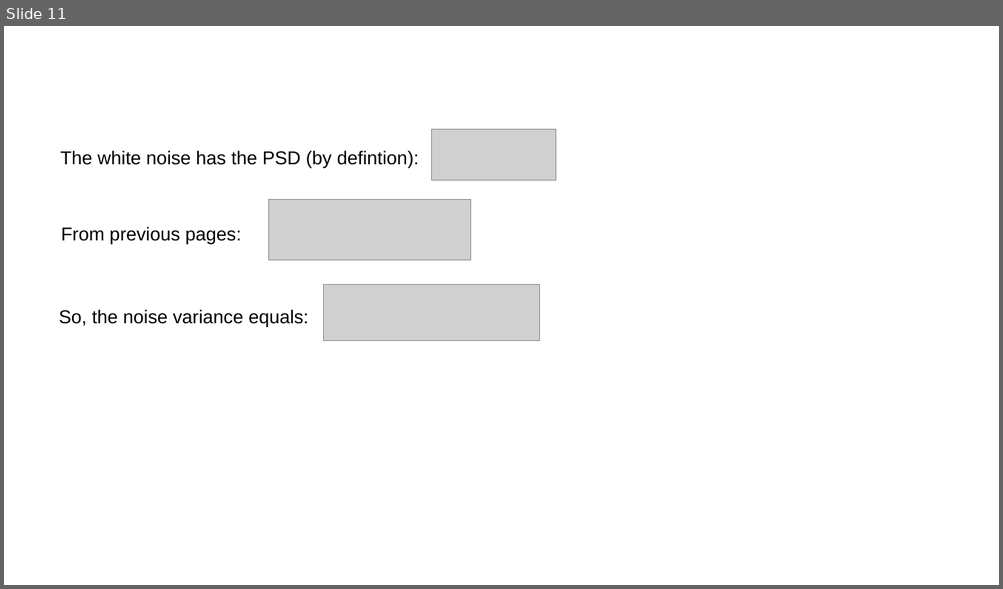
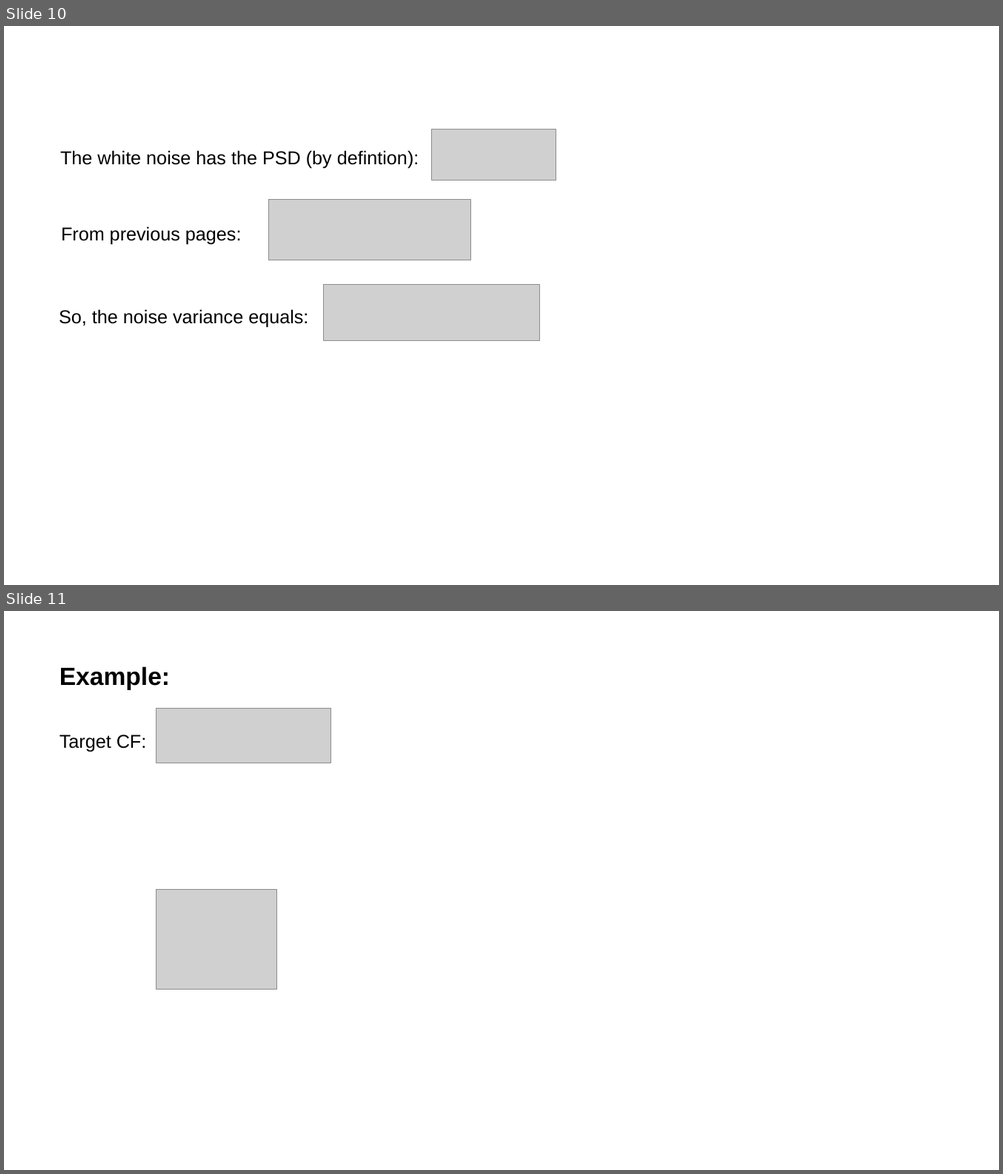
Before and after one commit to Oyvindwpetersen/ssm_tools, a slide deck: documentation/Design_of_statespace.pptx. Shown one above the other, each under a label of ours: slide 11 before the commit, slides 10 and 11 after it. The pictures are 1003x589 and 1003x1174 pixels, drawn with LibreOffice and Linux fonts; fonts in the diff are those of the drawing; grey boxes stand for pictures; background and template pictures are left out. Boxes give left, top, right and bottom in pixels: in the first picture for what was removed or moved away, otherwise in the second. Text is boxed around its words. In the diff, an @@ line names an element or a change of style, - is before the commit and + after.

```diff
--- a/documentation/Design_of_statespace.pptx
+++ b/documentation/Design_of_statespace.pptx
@@ slide 11 added at (x1=4, y1=611, x2=999, y2=1170), background #FFFFFF; not listed: 1 template element that a slide beside it also shows @@
@@ title added at (x1=60, y1=667, x2=170, y2=690), 24 pt, text #000000, bold @@
+Example:
@@ picture added at (x1=156, y1=709, x2=331, y2=763) @@
@@ text added at (x1=60, y1=735, x2=147, y2=752), 18 pt, text #000000 @@
+Target CF:
@@ picture added at (x1=156, y1=890, x2=276, y2=990) @@
@@ what was slide 11 is now slide 10 @@
```
Also in this commit, not shown: 4 slides changed, 1 slide removed, 49 other files.
